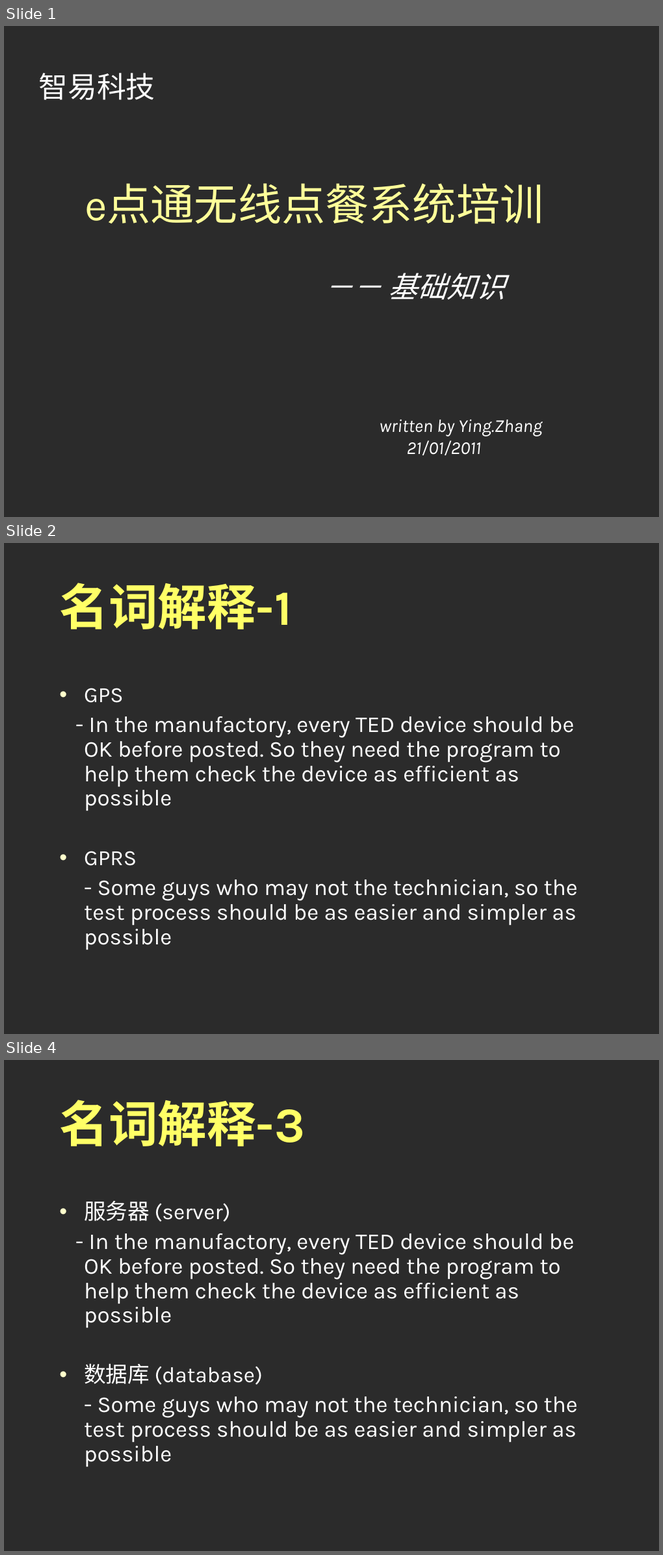
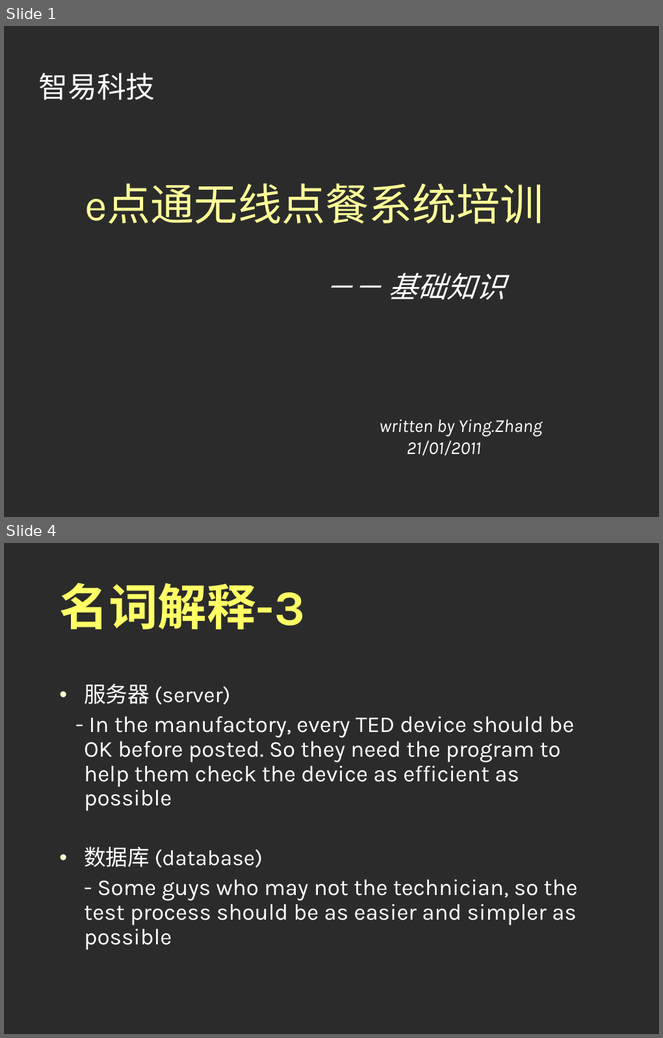
Before and after one commit to runt18/wireless-order-solution, a slide deck: doc/e点通基础培训.ppt. Shown one above the other, each under a label of ours: slides 1, 2 and 4 before the commit, slides 1 and 4 after it; the slides between them are not shown. The pictures are 663x1555 and 663x1038 pixels, drawn with LibreOffice and Linux fonts; fonts in the diff are those of the drawing; background and template pictures are left out; a plain dark background stands for a picture behind light text. Boxes give left, top, right and bottom in pixels: in the first picture for what was removed or moved away, otherwise in the second. Text is boxed around its words. In the diff, an @@ line names an element or a change of style, - is before the commit and + after.

```diff
--- a/doc/e点通基础培训.ppt
+++ b/doc/e点通基础培训.ppt
@@ slide 2 removed at (x1=4, y1=543, x2=659, y2=1034), background picture (left out) @@
@@ title removed at (x1=60, y1=583, x2=293, y2=629) @@
-名词解释-1
@@ text removed at (x1=84, y1=688, x2=578, y2=951) @@
-• GPS
-- In the manufactory, every TED device should be OK before posted. So they need the program to help them check the device as efficient as possible
-• GPRS
-- Some guys who may not the technician, so the test process should be as easier and simpler as possible
```
Also in this commit, not shown: 1 slide changed, 1 slide added.
